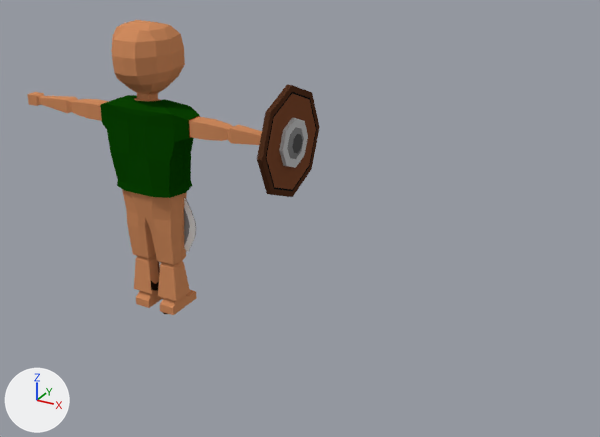
An edit to the Blender file player.blend, drawn before and after from the same camera.
One viewpoint serves both versions: a 50 mm lens placed at (3.35, -4.11, 2.93), pointed at (1.03, 0.11, 0.82). The axes (+X, +Y, +Z) are drawn at lower left. The lights are the same throughout.

Objects in the first picture: 'Axe', 'RoundShield', 'Shirt', 'Sword', 'model_player_v4'.
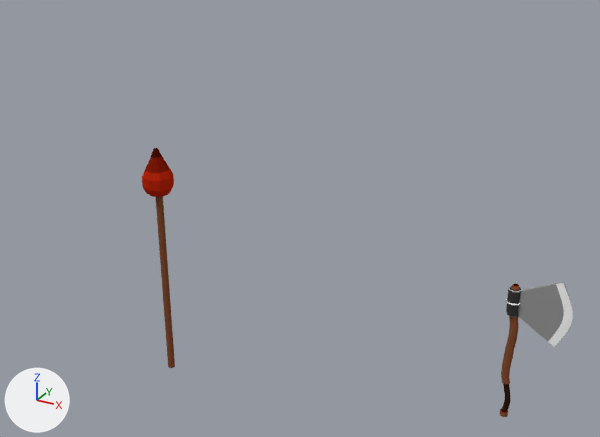
Commit message: Add staff model

What differs and where, as boxes [x1, y1, x2, y2] in the pictures (600 x 437 px):
'model_player_v4', hidden (brown): before [27, 20, 262, 315]
'Shirt', hidden (green): before [100, 95, 200, 198]
'RoundShield', hidden (brown): before [257, 84, 320, 197]
'Axe', moved: before [158, 198, 196, 314]; after [500, 282, 573, 417]
'Staff', added (red): after [142, 148, 175, 368]
'Sword', hidden: before [150, 262, 167, 314]

Edits to the bpy script that builds the scene:
```text
Add me_cylinder_002:
    me_cylinder_002.from_pydata(...)  # 108 vertices, 98 faces; spans x -0.1..0.1, y -0.1..0.1, z -0.55..1.15
    me_cylinder_002.materials.append(mat_imphenzia)  # picture img_palette_v2_png_002
Change ob_model_player_v4:
    add ob_model_player_v4.hide_set(True)  # its collection is switched off
Change ob_shirt:
    add ob_shirt.hide_set(True)  # its collection is switched off
Change ob_axe:
    ob_axe.location: (0.0, 0.0, 0.0) -> (2.464, 0.0, 0.0)
Change ob_sword:
    add ob_sword.hide_set(True)
Change ob_roundshield:
    add ob_roundshield.hide_set(True)
Add ob_staff:
    ob_staff = bpy.data.objects.new('Staff', me_cylinder_002)
    ob_staff.location = (0.0, 0.0, 0.0)
```
